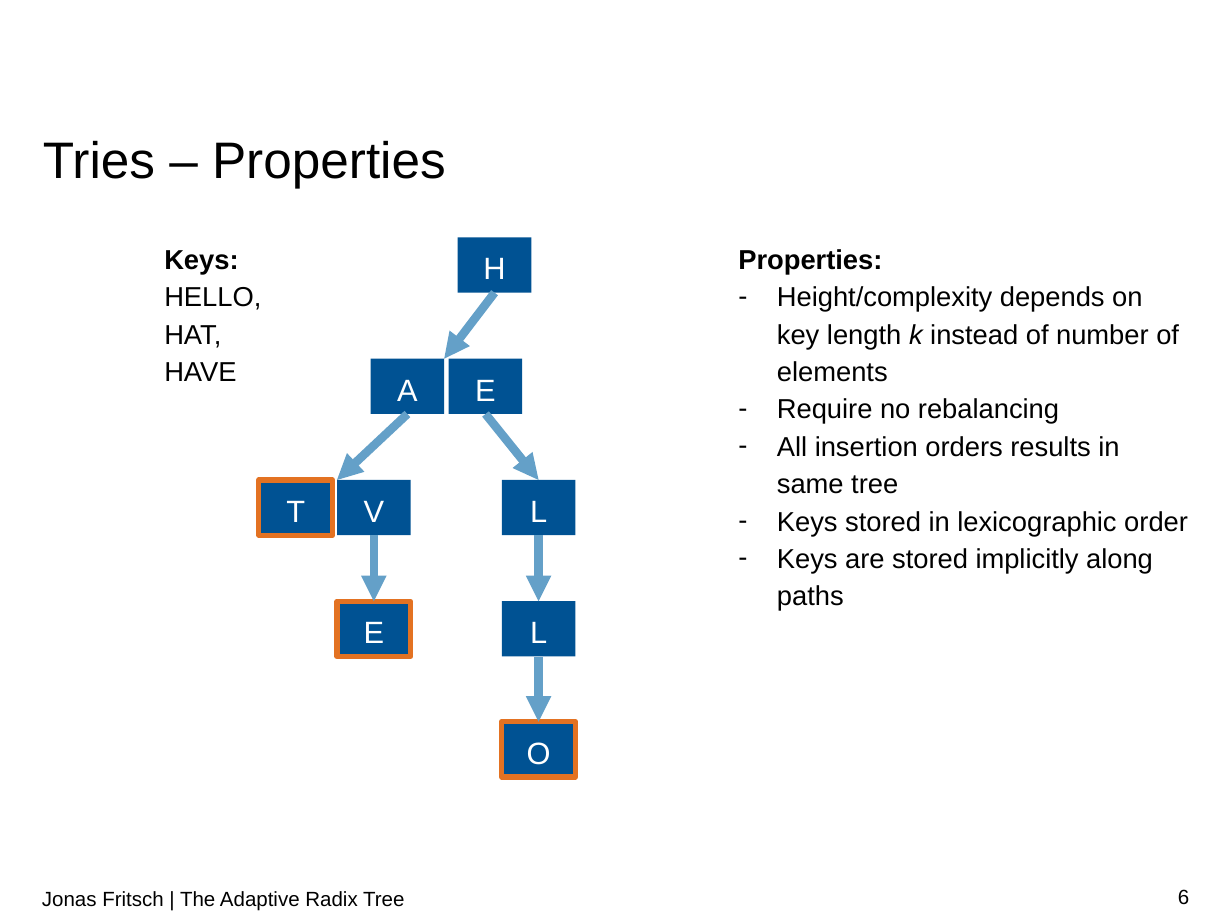
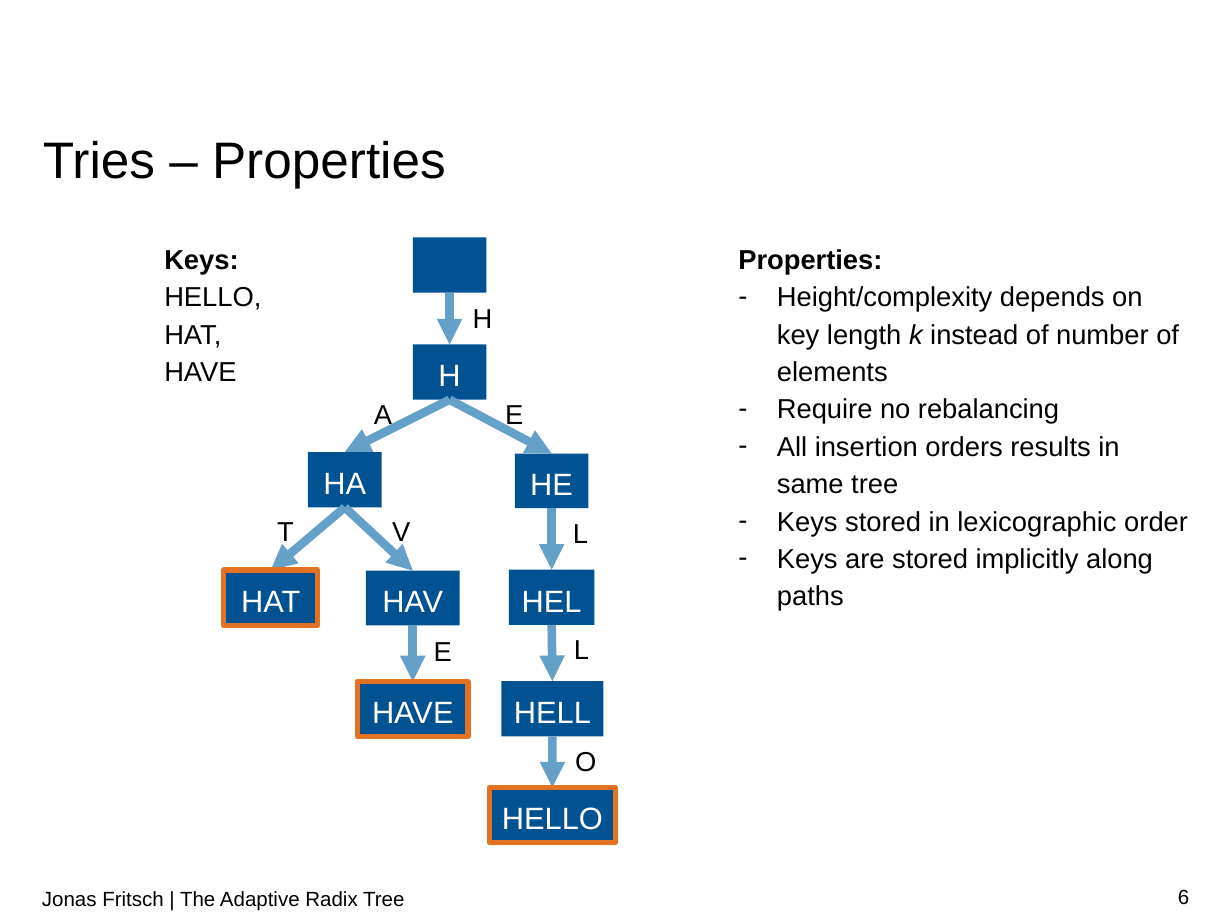
Before and after one commit to atalantus/The-Adaptive-Radix-Tree, a slide deck: slide 6 of Presentation/The Adaptive Radix Tree.pptx. Drawn at 1232x924 pixels with LibreOffice and Linux fonts; fonts in the diff are those of the drawing; background and template pictures are left out. Boxes give left, top, right and bottom in pixels: in the first picture for what was removed or moved away, otherwise in the second. Text is boxed around its words. In the diff, an @@ line names an element or a change of style, - is before the commit and + after.

```diff
--- a/Presentation/The Adaptive Radix Tree.pptx
+++ b/Presentation/The Adaptive Radix Tree.pptx
@@ rectangle added at (413, 238, 487, 293), fill #005293 @@
@@ arrow moved from (494, 293) - (445, 359) to (450, 293) - (450, 345) @@
@@ text added at (473, 309, 493, 328), 16 pt, text #000000 @@
+H
@@ rectangle "H": place and size @@
-rectangle "H" at (458, 238, 532, 293)
+rectangle "H" at (413, 345, 487, 400)
@@ arrow moved from (408, 414) - (338, 480) to (450, 399) - (345, 452) @@
@@ text "A": place and size @@
-text "A" at (371, 359, 445, 414)
+text "A" at (374, 405, 392, 430)
@@ arrow moved from (485, 414) - (538, 480) to (450, 399) - (552, 453) @@
@@ text "E": place and size @@
-text "E" at (448, 359, 522, 414)
+text "E" at (505, 405, 523, 430)
@@ rectangle added at (308, 452, 382, 508), fill #005293, 18 pt, text #FFFFFF @@
+HA
@@ rectangle added at (515, 453, 589, 508), fill #005293, 18 pt, text #FFFFFF @@
+HE
@@ arrow added from (345, 508) to (271, 570), #64A0C8 5 pt @@
@@ arrow moved from (373, 535) - (373, 601) to (345, 508) - (413, 570) @@
@@ arrow moved from (538, 535) - (538, 601) to (552, 509) - (552, 569) @@
@@ text "T": place and size @@
-text "T" at (259, 480, 333, 536)
+text "T" at (277, 522, 294, 547)
@@ text "V": place and size @@
-text "V" at (338, 480, 411, 536)
+text "V" at (392, 522, 410, 547)
@@ size 18 to 16 pt, text colour #FFFFFF to #000000; alignment centre to left; vertical alignment middle to top; fill #005293 to none in 5 elements at (374, 405, 392, 430), (392, 522, 410, 547), (505, 405, 523, 430), (574, 640, 589, 659), (573, 524, 588, 543) @@
@@ text "L": place and size @@
-text "L" at (501, 480, 575, 536)
+text "L" at (573, 524, 588, 543)
@@ rectangle added at (509, 569, 595, 625), fill #005293, 18 pt, text #FFFFFF @@
+HEL
@@ rectangle added at (224, 570, 318, 626), fill #005293, outline #E37222 3 pt, 18 pt, text #FFFFFF @@
+HAT
@@ rectangle added at (366, 570, 460, 625), fill #005293, 18 pt, text #FFFFFF @@
+HAV
@@ arrow added from (413, 626) to (413, 681), #64A0C8 5 pt @@
@@ arrow moved from (538, 657) - (538, 722) to (552, 625) - (552, 681) @@
@@ text "L": place and size @@
-text "L" at (501, 601, 575, 657)
+text "L" at (574, 640, 589, 659)
@@ size 18 to 16 pt, text colour #FFFFFF to #000000; alignment centre to left; vertical alignment middle to top; fill #005293 to none; outline #E37222 3 pt to none in 3 elements at (277, 522, 294, 547), (575, 752, 596, 772), (434, 642, 452, 661) @@
@@ text "E": place and size @@
-text "E" at (338, 601, 411, 657)
+text "E" at (434, 642, 452, 661)
@@ rectangle added at (357, 681, 468, 737), fill #005293, outline #E37222 3 pt, 18 pt, text #FFFFFF @@
+HAVE
@@ rectangle added at (501, 681, 604, 737), fill #005293, 18 pt, text #FFFFFF @@
+HELL
@@ arrow added from (552, 737) to (552, 787), #64A0C8 5 pt @@
@@ text "O": place and size @@
-text "O" at (501, 722, 575, 777)
+text "O" at (575, 752, 596, 772)
@@ rectangle added at (489, 787, 615, 843), fill #005293, outline #E37222 3 pt, 18 pt, text #FFFFFF @@
+HELLO
```
Also in this commit, not shown: 7 other slides changed, 1 slide added, 1 other file.
